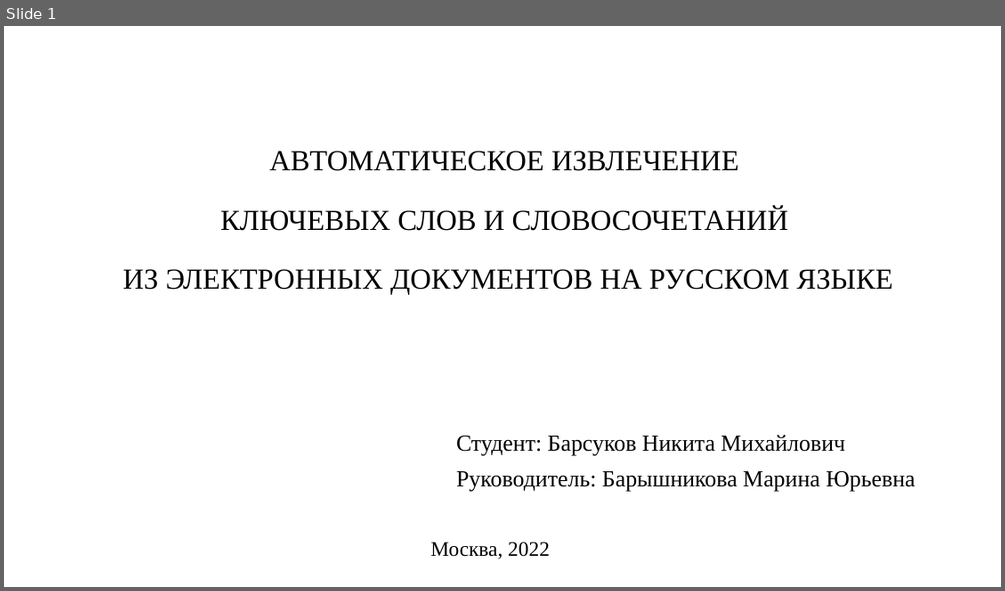
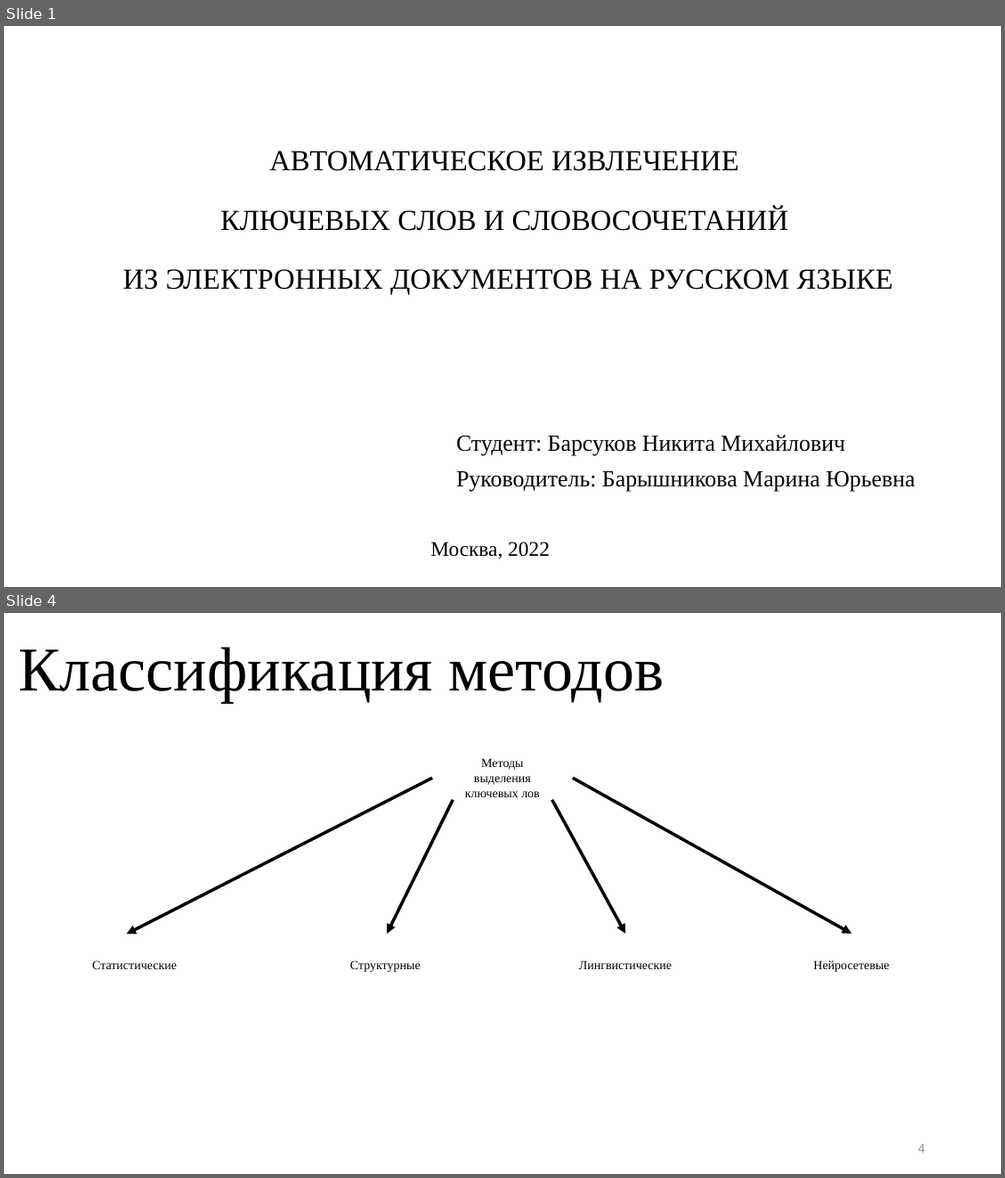
Before and after one commit to BroBezzubik/Diplome2021, a slide deck: Защита/Презентация_кор.pptx. Shown one above the other, each under a label of ours: slide 1 before the commit, slides 1 and 4 after it; the slides between them are not shown. The pictures are 1005x591 and 1005x1178 pixels, drawn with LibreOffice and Linux fonts; fonts in the diff are those of the drawing. Boxes give left, top, right and bottom in pixels: in the first picture for what was removed or moved away, otherwise in the second. Text is boxed around its words. In the diff, an @@ line names an element or a change of style, - is before the commit and + after.

```diff
--- a/Защита/Презентация_кор.pptx
+++ b/Защита/Презентация_кор.pptx
@@ slide 4 added at bbox=[4, 613, 1001, 1174], background #FFFFFF @@
@@ text added at bbox=[18, 647, 664, 703], 60 pt, text #000000 @@
+Классификация методов
@@ ellipse added at bbox=[432, 747, 573, 809], 12 pt, text #000000 @@
+Методы выделения ключевых лов
@@ arrow added from (432, 778) to (127, 933), #000000 3 pt @@
@@ arrow added from (573, 778) to (852, 933), #000000 3 pt @@
@@ arrow added from (453, 800) to (387, 933), #000000 3 pt @@
@@ arrow added from (552, 800) to (625, 933), #000000 3 pt @@
@@ ellipse added at bbox=[57, 933, 212, 996], 12 pt, text #000000 @@
+Статистические
@@ ellipse added at bbox=[316, 933, 457, 996], 12 pt, text #000000 @@
+Структурные
@@ ellipse added at bbox=[550, 933, 702, 996], 12 pt, text #000000 @@
+Лингвистические
@@ ellipse added at bbox=[782, 933, 922, 996], 12 pt, text #000000 @@
+Нейросетевые
@@ page number added at bbox=[918, 1143, 925, 1152], 12 pt, text #8C8C8C @@
+4
```
Also in this commit, not shown: 6 slides changed, 3 other slides added, 7 slides removed, 4 other files.
